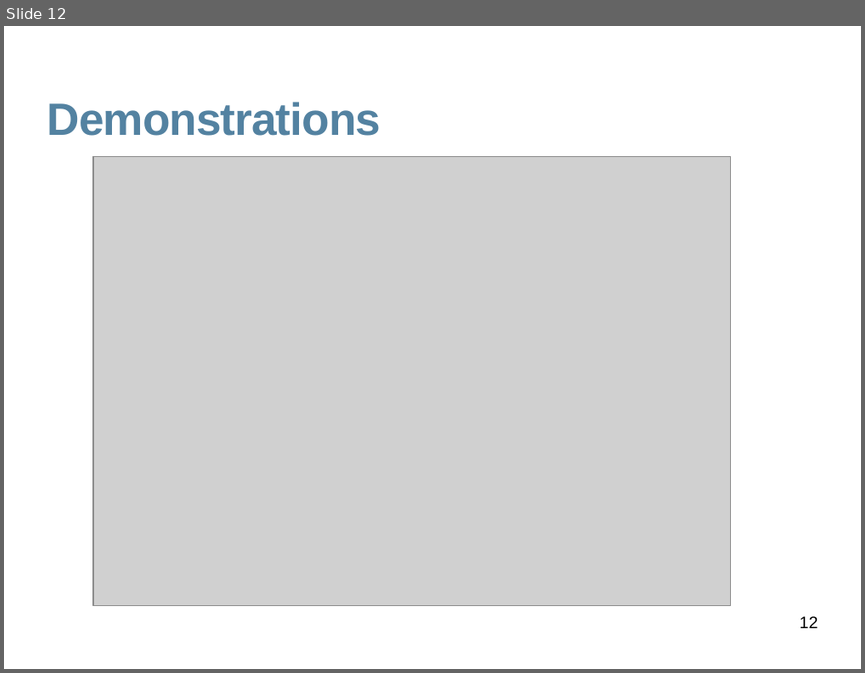
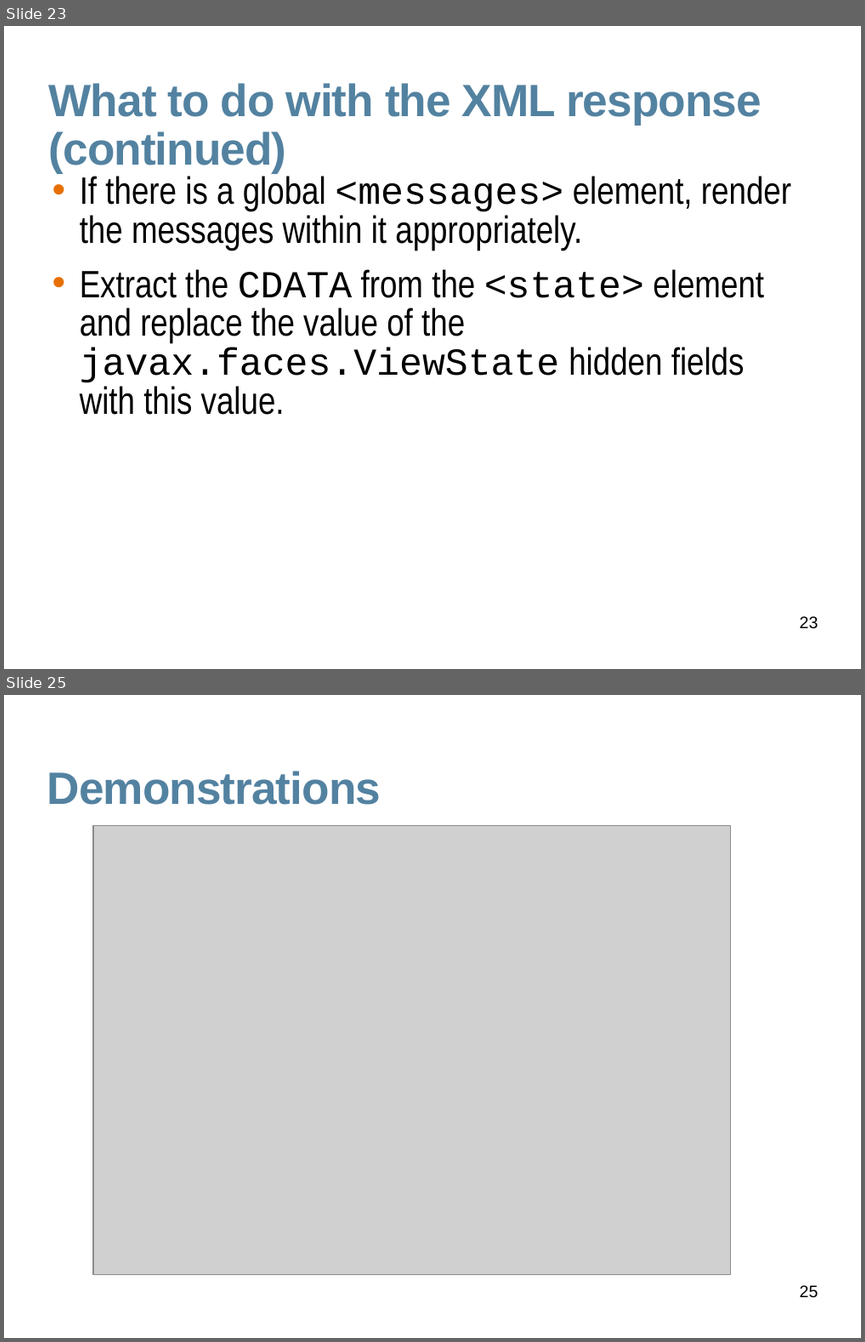
Before and after one commit to javaee/javaserverfaces-extensions, a slide deck: www/slides/dynafaces-advanced.odp. Shown one above the other, each under a label of ours: slide 12 before the commit, slides 23 and 25 after it; the slides between them are not shown. The pictures are 865x673 and 865x1342 pixels, drawn with LibreOffice and Linux fonts; fonts in the diff are those of the drawing; grey boxes stand for pictures; background and template pictures are left out. Boxes give left, top, right and bottom in pixels: in the first picture for what was removed or moved away, otherwise in the second. Text is boxed around its words. In the diff, an @@ line names an element or a change of style, - is before the commit and + after.

```diff
--- a/www/slides/dynafaces-advanced.odp
+++ b/www/slides/dynafaces-advanced.odp
@@ slide 23 added at (4, 26, 861, 669), background #FFFFFF @@
@@ title added at (49, 83, 761, 174), 38 pt, text #5382A1, bold @@
+What to do with the XML response (continued)
@@ text added at (80, 173, 791, 414), 32 pt, text #000000 @@
+• If there is a global <messages> element, render the messages within it appropriately.
+• Extract the CDATA from the <state> element and replace the value of the javax.faces.ViewState hidden fields with this value.
@@ page number added at (800, 616, 818, 629), 14 pt, text #000000 @@
+23
@@ what was slide 12 is now slide 25 @@
@@ page number at (800, 1285, 818, 1298): text changed @@
-12
+25
```
Also in this commit, not shown: 3 slides changed, 19 other slides added, 7 slides removed, 13 other files.
